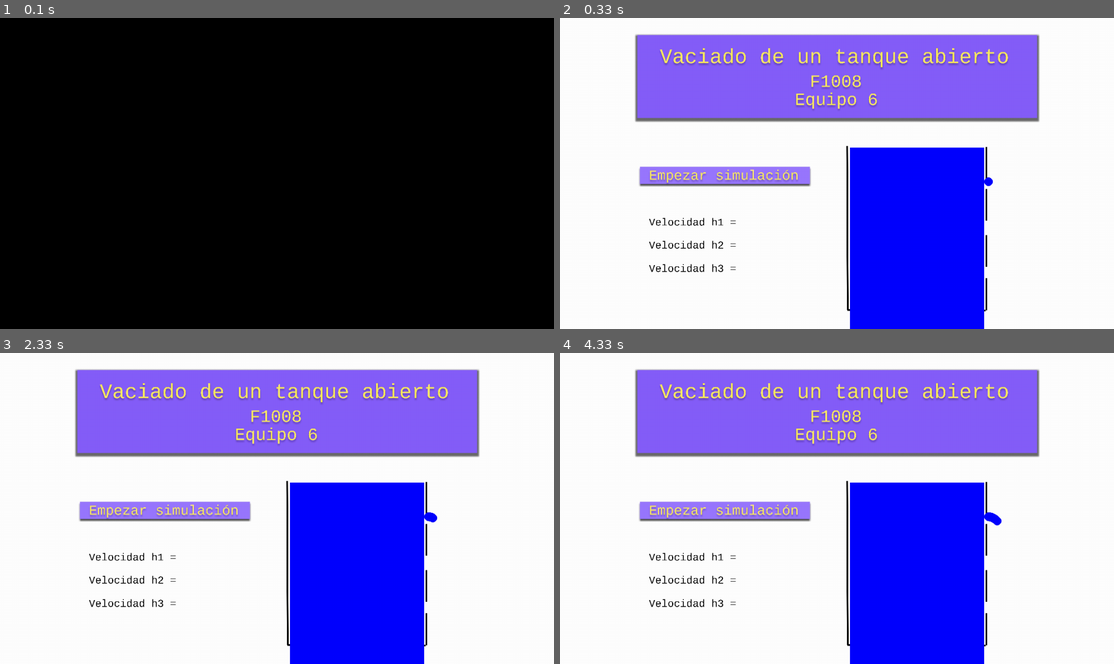
Above: before the commit, frames 1-4 (two rows, left to right).
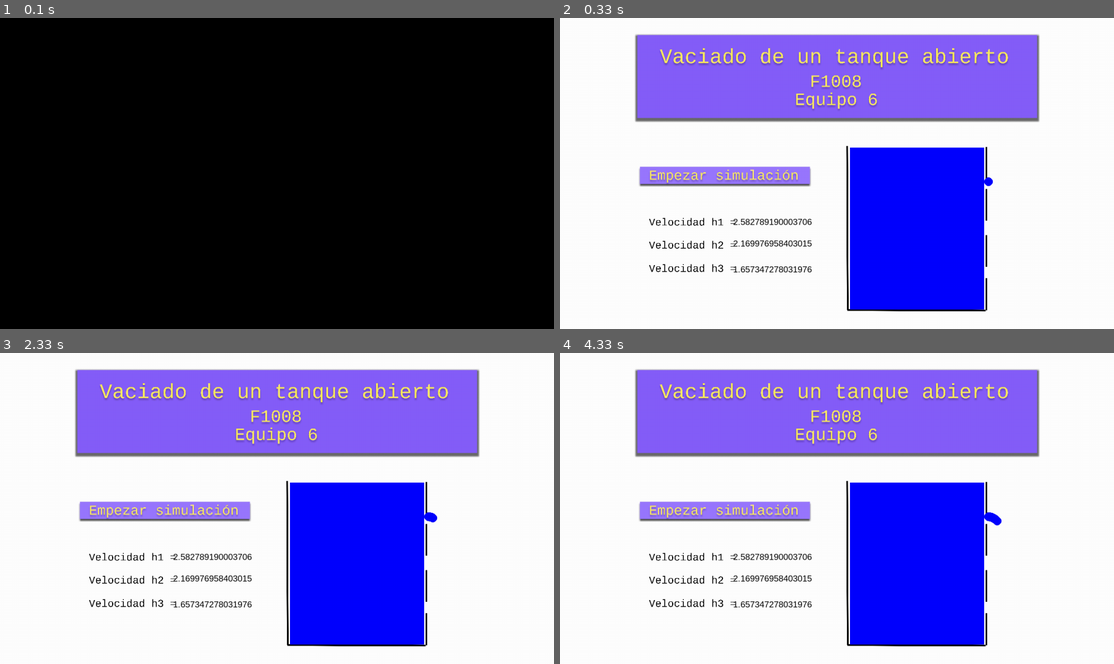
Above: after the commit, the same moments.

Repository: DulceBucio/SimuladorMariotte
Game: pygame game, started from simuladorpygame.py
Two runs of this game, one before a commit and one after it. Both use one fixed random seed, a clock stepped at 60 frames per second and the inputs below.
Inputs:
- Up to frame 1 (0.1 s): no input
- Up to frame 2 (0.33 s): no input
- Up to frame 3 (2.33 s): no input
- Up to frame 4 (4.33 s): no input

Frame 1 is identical in both runs. In frame 2, 2.0% of the frame differs, in the area x 31-77%, y 64-100%; in frame 3, 2.0%; in frame 4, 2.0%.

Commit message:
pinche materia fea

Diff:
--- a/simuladorpygame.py
+++ b/simuladorpygame.py
@@ -53,16 +53,24 @@
 velocidad1 = calculos(.34)
 velocidad2 = calculos(.24)
 velocidad3 = calculos(.14)
+font = font.SysFont("Arial", 20)
+img1 = font.render(str(velocidad1), True, (0,0,0))
+img2 = font.render(str(velocidad2), True, (0,0,0))
+img3 = font.render(str(velocidad3), True, (0,0,0))
+
 
 while True:
     screen.fill((255, 255, 255))
     screen.blit(fondo, (0,0))
     for e in event.get():
         if e.type == QUIT: sys.exit()
-    draw.rect(screen, (0,0,255), (670, 300, 310, 480), 0)
+    draw.rect(screen, (0,0,255), (670, 300, 310, 375), 0)
     #draw.circle(screen, (0,0,255), (980, 380), 10, 0)
     #draw.circle(screen, (0,0,255), (980, 480), 10, 0)
     #draw.circle(screen, (0,0,255), (980, 580), 10, 0)
+    screen.blit(img1, (400, 460))
+    screen.blit(img2, (400, 510))
+    screen.blit(img3, (400, 570))
     x1, y1 = coord(380, 75)
     x11 = listarecorrida(x1)
     anim(x11, y1)
